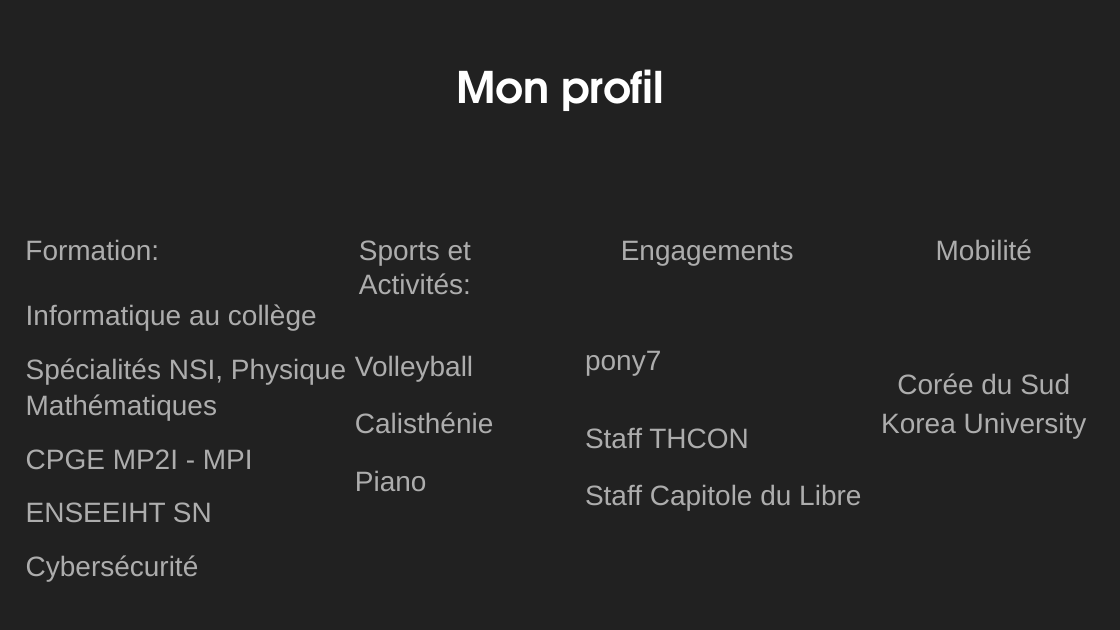
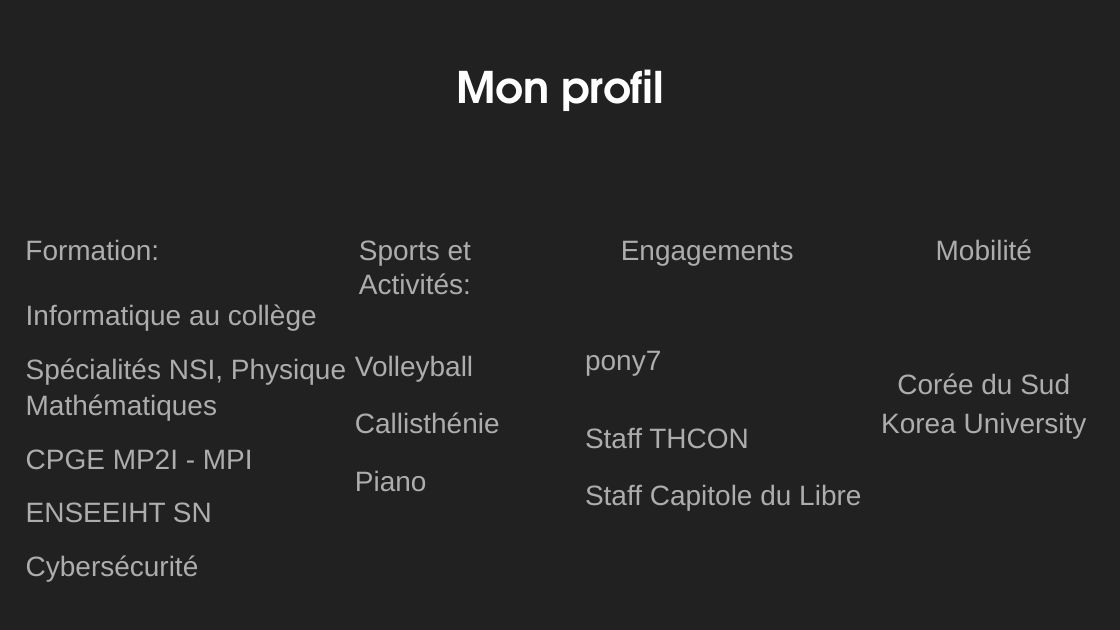
Before and after one commit to Laytongentleman/Laytongentleman.github.io, a slide deck: slide 2 of assets/PPP_Slides.odp. Drawn at 1120x630 pixels with LibreOffice and Linux fonts; fonts in the diff are those of the drawing. Boxes give left, top, right and bottom in pixels: in the first picture for what was removed or moved away, otherwise in the second. Text is boxed around its words. In the diff, an @@ line names an element or a change of style, - is before the commit and + after.

```diff
--- a/assets/PPP_Slides.odp
+++ b/assets/PPP_Slides.odp
@@ text at [355,412,500,433]: text changed @@
-Calisthénie
+Callisthénie
```
Also in this commit, not shown: 1 other file.
